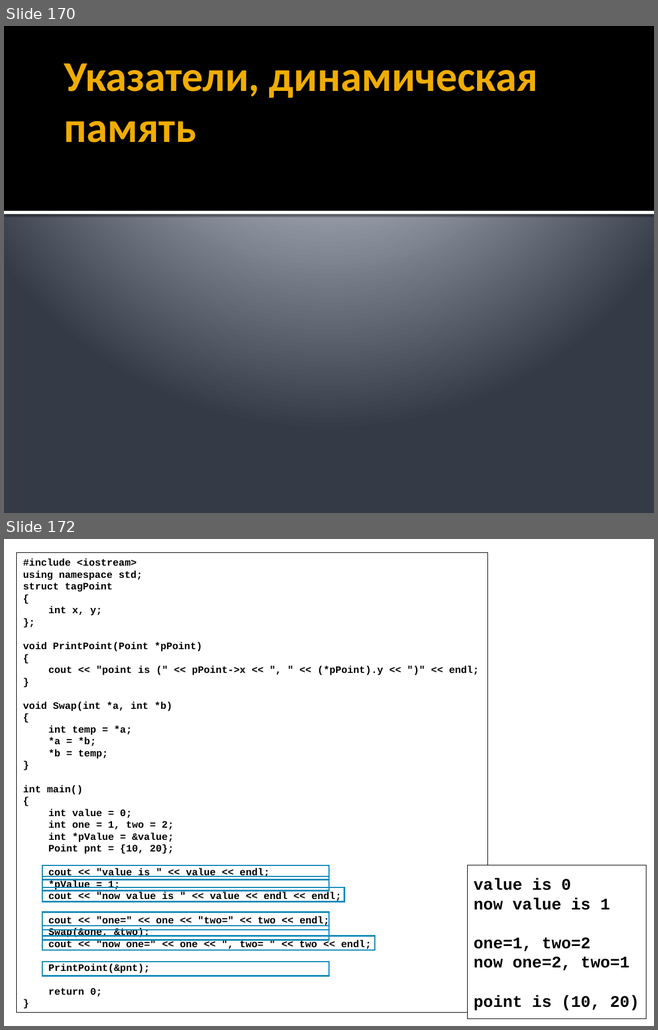
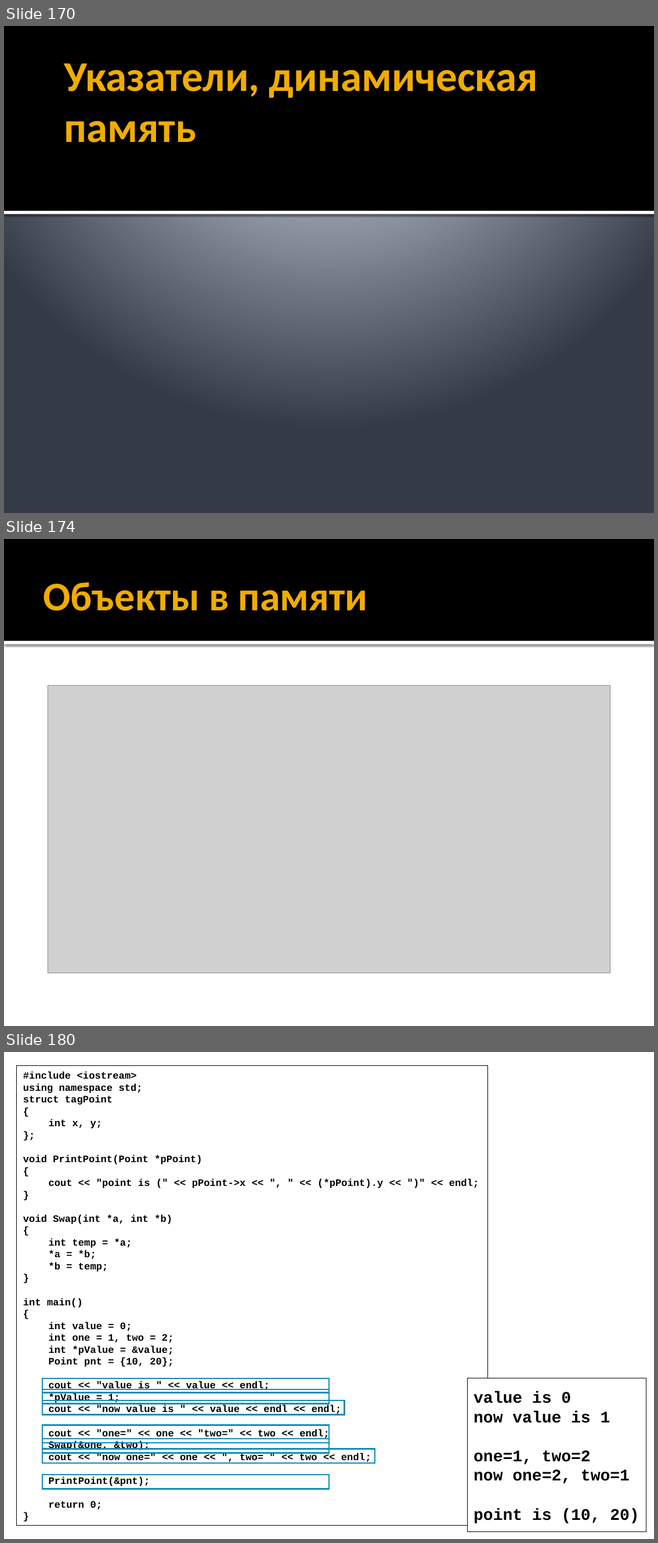
Before and after one commit to alexey-malov/oop, a slide deck: lectures/01/Синтаксис C++.pptx. Shown one above the other, each under a label of ours: slides 170 and 172 before the commit, slides 170, 174 and 180 after it; the slides between them are not shown. The pictures are 658x1030 and 658x1543 pixels, drawn with LibreOffice and Linux fonts; fonts in the diff are those of the drawing; grey boxes stand for pictures. Boxes give left, top, right and bottom in pixels: in the first picture for what was removed or moved away, otherwise in the second. Text is boxed around its words. In the diff, an @@ line names an element or a change of style, - is before the commit and + after.

```diff
--- a/lectures/01/Синтаксис C++.pptx
+++ b/lectures/01/Синтаксис C++.pptx
@@ slide 174 added at (4, 539, 654, 1026), background #FFFFFF @@
@@ rectangle added at (4, 539, 654, 641), fill #000000 @@
@@ title added at (43, 582, 368, 611), 45 pt, text #F0AD00, bold @@
+Объекты в памяти
@@ rectangle added at (4, 641, 654, 644), fill #FFFFFF @@
@@ picture added at (48, 686, 610, 973) @@
@@ what was slide 172 is now slide 180 @@
```
Also in this commit, not shown: 2 slides changed, 7 other slides added, 5 other files.
